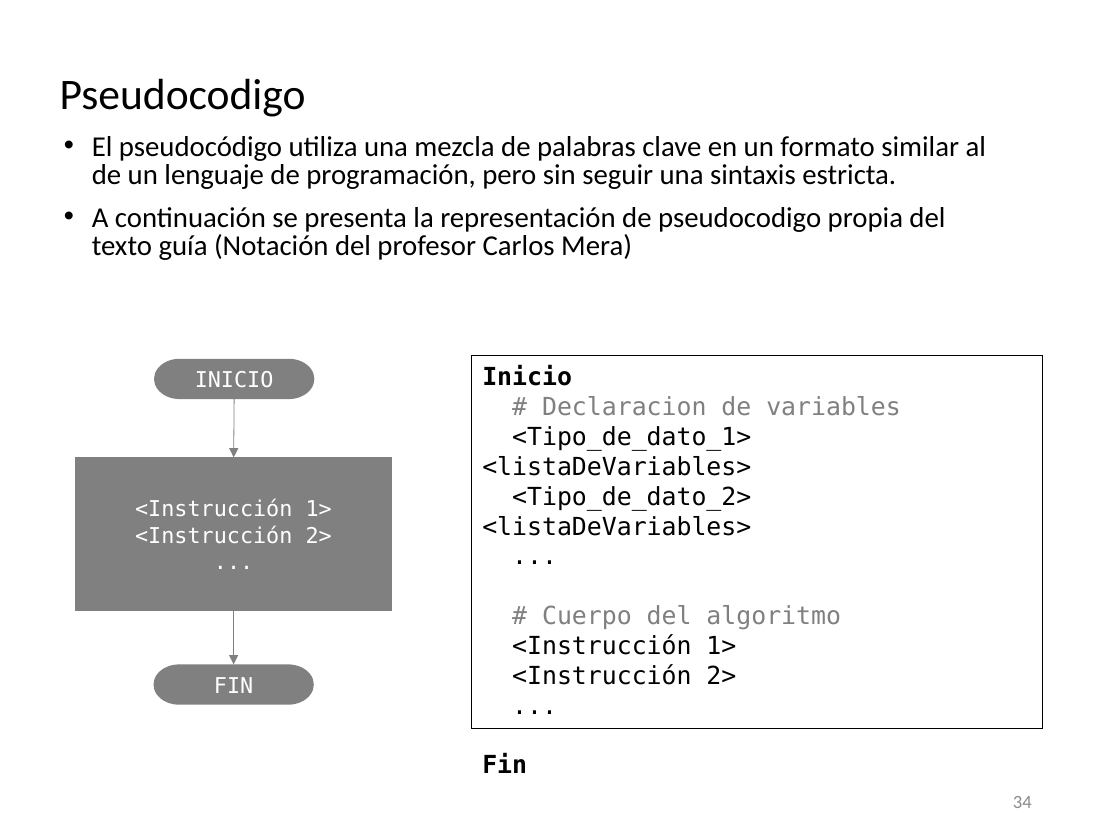
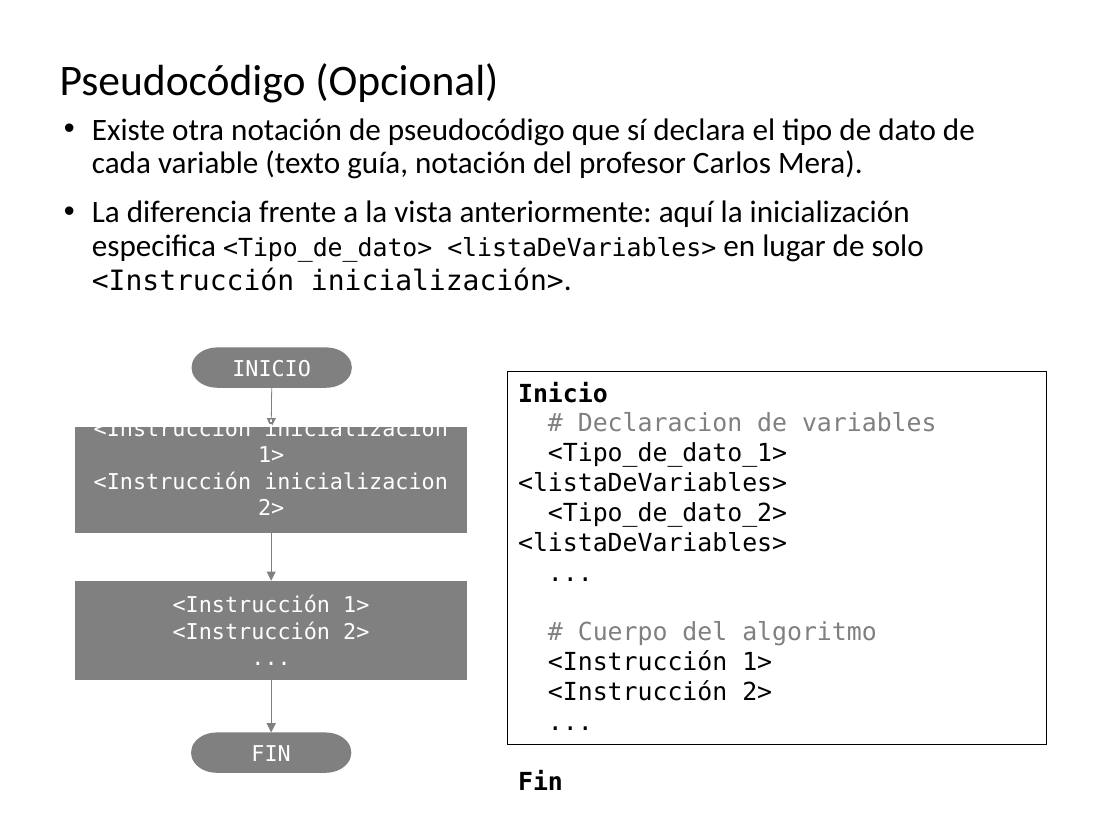
Before and after one commit to algoritmos-UdeA/logica1-20262, a slide deck: slide 42 of clases/2/clase-02.pptx (slide 34 before the commit). Drawn at 1120x840 pixels with LibreOffice and Linux fonts; fonts in the diff are those of the drawing. Boxes give left, top, right and bottom in pixels: in the first picture for what was removed or moved away, otherwise in the second. Text is boxed around its words. In the diff, an @@ line names an element or a change of style, - is before the commit and + after.

```diff
--- a/clases/2/clase-02.pptx
+++ b/clases/2/clase-02.pptx
@@ title at bbox=[60, 63, 498, 103]: text changed @@
-Pseudocodigo
+Pseudocódigo (Opcional)
@@ text at bbox=[92, 118, 975, 291]: text changed; size 18.5 to 20 pt @@
-• El pseudocódigo utiliza una mezcla de palabras clave en un formato similar al de un lenguaje de programación, pero sin seguir una sintaxis estricta.
-• A continuación se presenta la representación de pseudocodigo propia del texto guía (Notación del profesor Carlos Mera)
+• Existe otra notación de pseudocódigo que sí declara el tipo de dato de cada variable (texto guía, notación del profesor Carlos Mera).
+• La diferencia frente a la vista anteriormente: aquí la inicialización especifica <Tipo_de_dato> <listaDeVariables> en lugar de solo <Instrucción inicialización>.
@@ pill shape "INICIO": place and size @@
-pill shape "INICIO" at bbox=[155, 358, 315, 399]
+pill shape "INICIO" at bbox=[192, 347, 352, 388]
@@ arrow moved from (234, 399) - (234, 457) to (272, 388) - (271, 428) @@
@@ rectangle "Inicio": place and size @@
-rectangle "Inicio" at bbox=[472, 355, 1043, 728]
+rectangle "Inicio" at bbox=[507, 372, 1047, 745]
@@ rectangle added at bbox=[75, 428, 468, 534], fill #808080, 14 pt, text #FFFFFF @@
+<Instrucción inicializacion 1>
+<Instrucción inicializacion 2>
+...
@@ arrow added from (271, 533) to (271, 581), #808080 0.5 pt @@
@@ rectangle "<Instrucción 1>": place and size @@
-rectangle "<Instrucción 1>" at bbox=[75, 457, 392, 612]
+rectangle "<Instrucción 1>" at bbox=[75, 581, 468, 681]
@@ arrow moved from (234, 612) - (234, 664) to (271, 680) - (271, 732) @@
@@ pill shape "FIN": place and size @@
-pill shape "FIN" at bbox=[153, 664, 314, 704]
+pill shape "FIN" at bbox=[192, 732, 352, 773]
@@ page number removed at bbox=[1013, 796, 1032, 808] @@
-34
```
Also in this commit, not shown: 15 other slides changed, 17 slides added, 3 slides removed, 10 other files.
